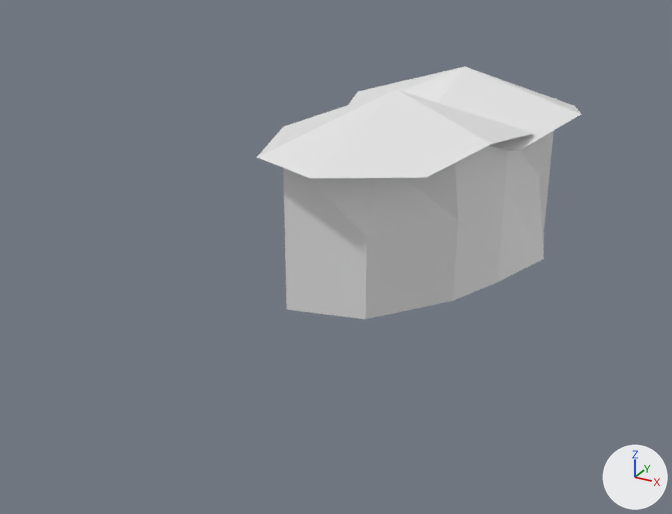
What one commit did to the Blender file Assets/Models/Environment/tileset.blend.
One viewpoint serves both versions: a 50 mm camera at (2.23, -4.84, 2.6) aimed at (-0.54, 0.2, 0.08). Arrows for +X, +Y and +Z are at lower right; the lights stay in place.

Objects in the first picture: 'Cube', 'Cube.001', 'treetop', 'treetop.001'.
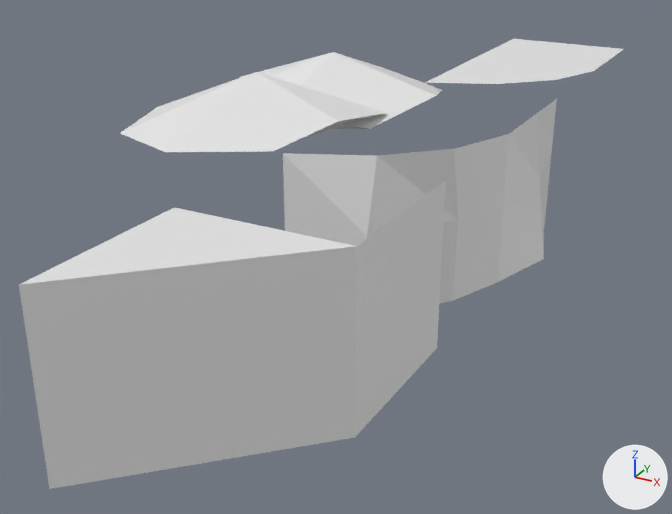
What differs and where, as boxes (x1, y1, x2, y2) in the pictures (672 x 514 px):
```json
{"object": "Cube.005", "change": "added", "after": [19, 246, 357, 489]}
{"object": "treetop.001", "change": "moved", "before": [257, 90, 534, 178], "after": [120, 72, 386, 152]}
{"object": "Cube.004", "change": "added", "after": [355, 181, 445, 437]}
{"object": "treetop", "change": "moved", "before": [348, 67, 581, 151], "after": [240, 52, 443, 129]}
{"object": "Cube.006", "change": "added", "after": [19, 207, 354, 285]}
{"object": "Cube.002", "change": "moved", "after": [475, 39, 623, 71], "on screen": "not visible before"}
{"object": "Cube.003", "change": "moved", "after": [425, 58, 592, 84], "on screen": "not visible before"}
```

The change, as JSON lines over the scene's bpy script:
```json
{"op": "add", "block": "me_cube_006", "code": ["me_cube_006 = bpy.data.meshes.new('Cube.006')", "me_cube_006.from_pydata([(0.5, 0.5, 0.0), (0.5, 0.5, 1.0), (0.5, -0.5, 0.0), (0.5, -0.5, 1.0)], [], [(3, 2, 0, 1)])"]}
{"op": "add", "block": "me_cube_007", "code": ["me_cube_007 = bpy.data.meshes.new('Cube.007')", "me_cube_007.from_pydata([(0.5, 0.5, 0.0), (-0.5, -0.5, 0.0), (-0.5, -0.5, 1.0), (0.5, 0.5, 1.0)], [], [(0, 3, 2, 1)])"]}
{"op": "add", "block": "me_cube_008", "code": ["me_cube_008 = bpy.data.meshes.new('Cube.008')", "me_cube_008.from_pydata([(-0.5, -0.5, 1.0), (-0.5, 0.5, 1.0), (0.5, 0.5, 1.0)], [], [(2, 1, 0)])"]}
{"op": "set", "path": "ob_treetop_001.location", "old": "(0.0, 0.0, 0.0)", "new": "(-1.0, 0.0, 0.0)"}
{"op": "set", "path": "ob_treetop.location", "old": "(0.0, 1.0, 0.0)", "new": "(-1.0, 1.0, 0.0)"}
{"op": "set", "path": "ob_cube_003.location", "old": "(0.0, 0.0, 0.0)", "new": "(0.0, 2.0, 0.0)"}
{"op": "set", "path": "ob_cube_002.location", "old": "(0.0, 1.0, 0.0)", "new": "(0.0, 3.0, 0.0)"}
{"op": "add", "block": "ob_cube_004", "code": ["ob_cube_004 = bpy.data.objects.new('Cube.004', me_cube_006)", "ob_cube_004.location = (0.0, -1.0, 0.0)"]}
{"op": "add", "block": "ob_cube_005", "code": ["ob_cube_005 = bpy.data.objects.new('Cube.005', me_cube_007)", "ob_cube_005.location = (0.0, -2.0, 0.0)"]}
{"op": "add", "block": "ob_cube_006", "code": ["ob_cube_006 = bpy.data.objects.new('Cube.006', me_cube_008)", "ob_cube_006.location = (0.0, -2.0, 0.0)"]}
```
